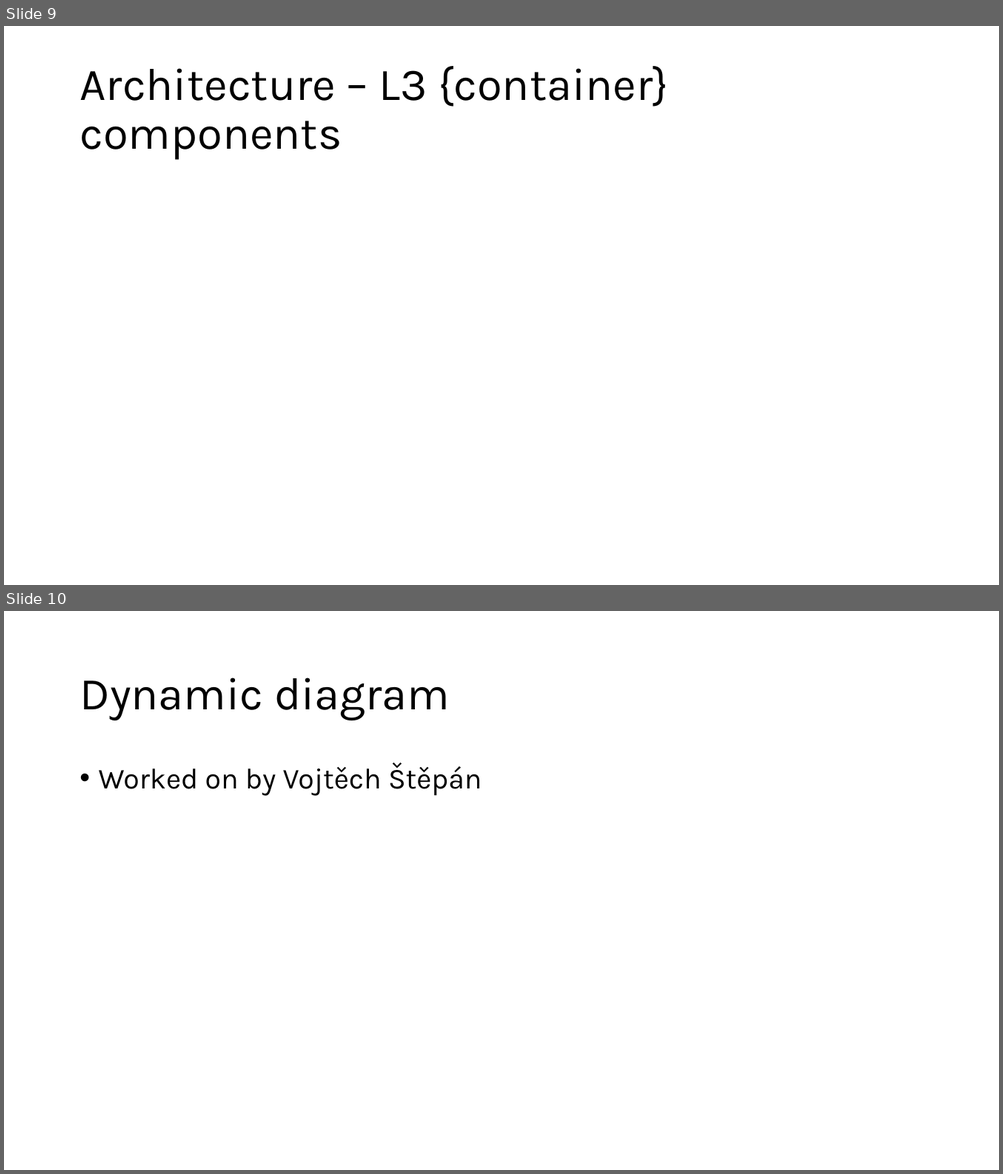
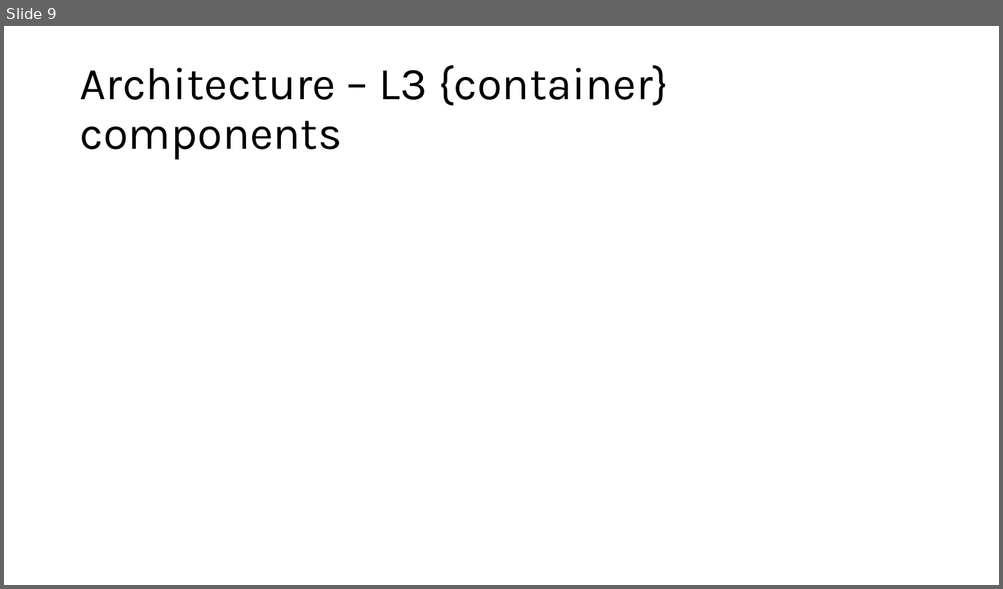
Before and after one commit to Jan-Novak00/Enrollments1, a slide deck: Milestone1/milestone1_presentation.pptx. Shown one above the other, each under a label of ours: slides 9 and 10 before the commit, slide 9 after it. The pictures are 1003x1174 and 1003x589 pixels, drawn with LibreOffice and Linux fonts; fonts in the diff are those of the drawing. Boxes give left, top, right and bottom in pixels: in the first picture for what was removed or moved away, otherwise in the second. Text is boxed around its words. In the diff, an @@ line names an element or a change of style, - is before the commit and + after.

Commit message:
Prepare dynamic diagram presentation part

```diff
--- a/Milestone1/milestone1_presentation.pptx
+++ b/Milestone1/milestone1_presentation.pptx
@@ slide 10 removed at bbox=[4, 611, 999, 1170], background #FFFFFF @@
@@ title removed at bbox=[79, 678, 449, 721] @@
-Dynamic diagram
@@ text removed at bbox=[99, 763, 482, 796] @@
-• Worked on by Vojtěch Štěpán
```
Also in this commit, not shown: 1 slide added.
